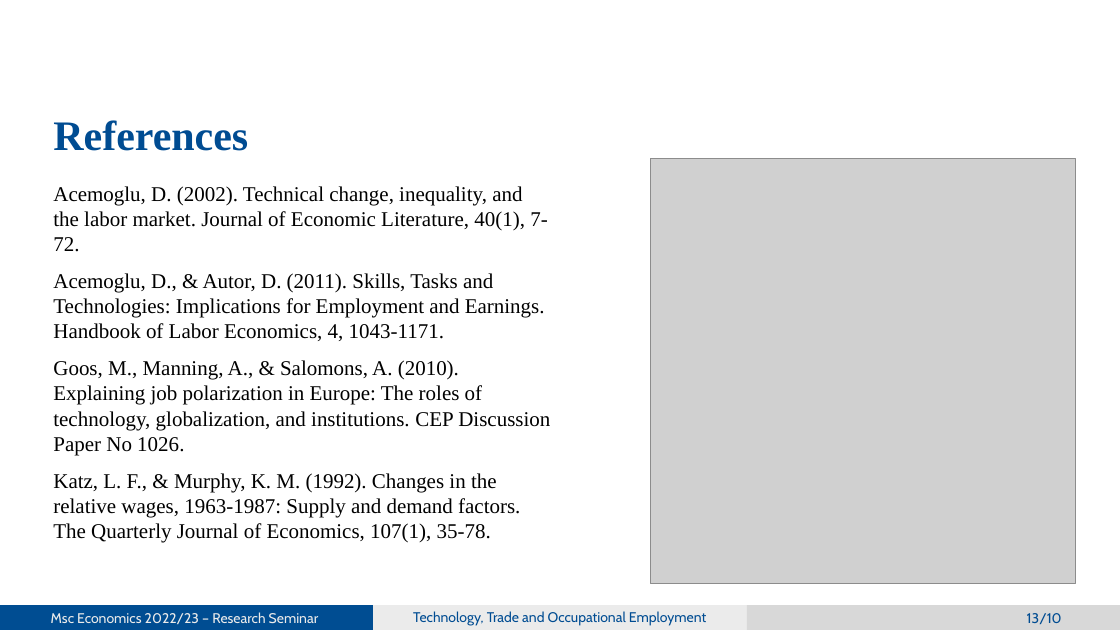
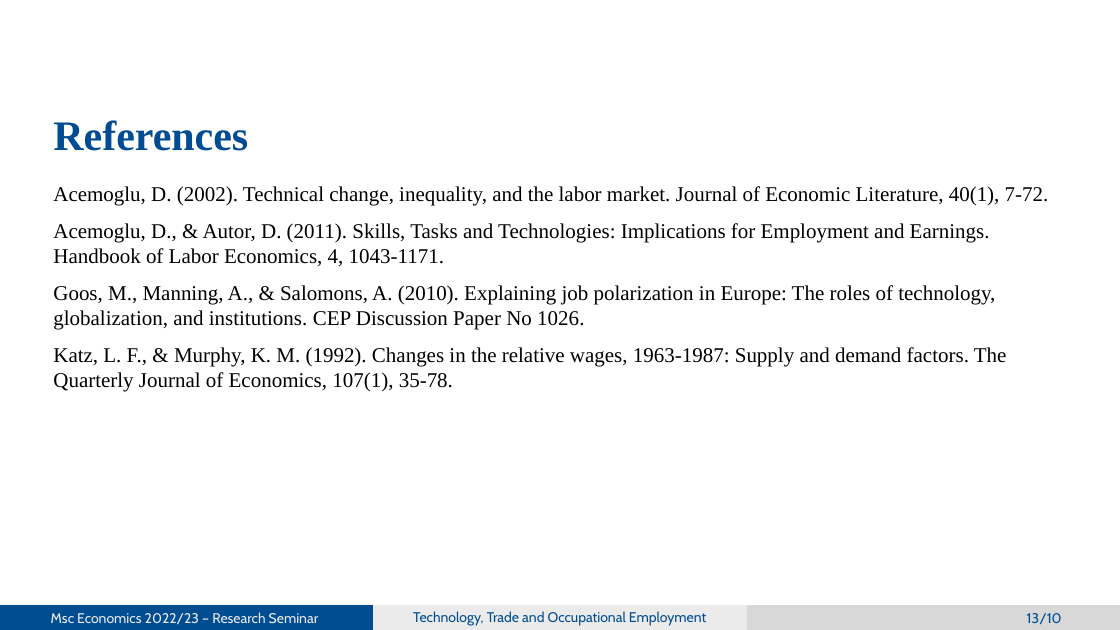
Before and after one commit to mehmetcandfx/Technology-Trade-Employment, a slide deck: slide 13 of Documents/Research Seminar/Presentation_KM_Caniklioglu.pptx. Drawn at 1120x630 pixels with LibreOffice and Linux fonts; fonts in the diff are those of the drawing; grey boxes stand for pictures; background and template pictures are left out. Boxes give left, top, right and bottom in pixels: in the first picture for what was removed or moved away, otherwise in the second. Text is boxed around its words. In the diff, an @@ line names an element or a change of style, - is before the commit and + after.

```diff
--- a/Documents/Research Seminar/Presentation_KM_Caniklioglu.pptx
+++ b/Documents/Research Seminar/Presentation_KM_Caniklioglu.pptx
@@ text "Acemoglu, D. (2002). Technical change, ..." rewrapped from (53, 186, 550, 543) to (53, 186, 1049, 392) @@
@@ picture removed at (650, 159, 1075, 583) @@
```
Also in this commit, not shown: 2 other slides changed, 14 other files.
